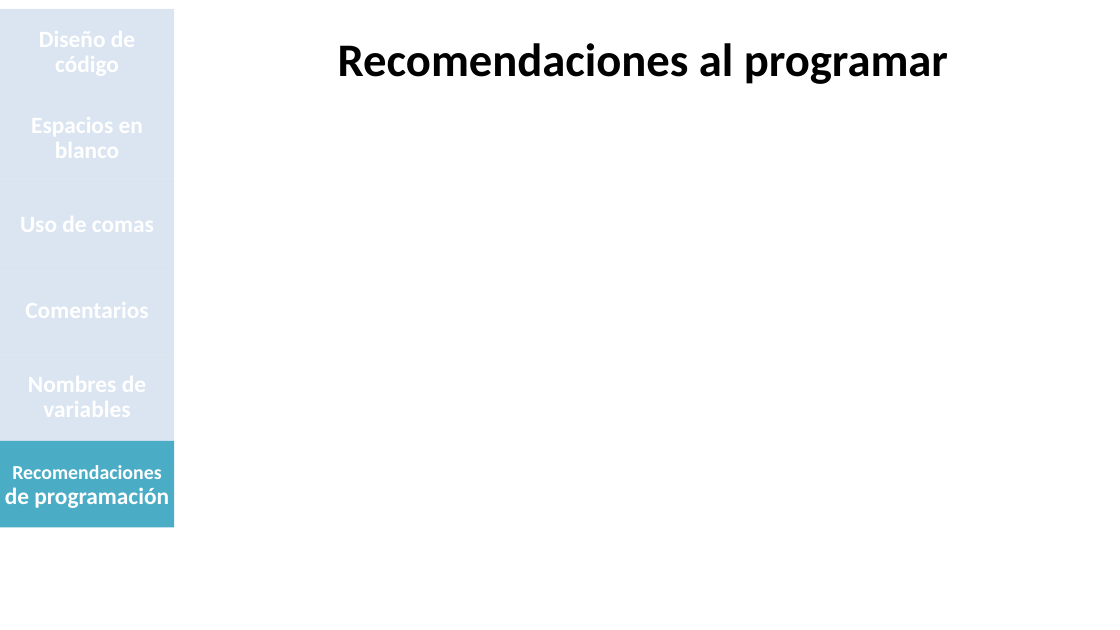
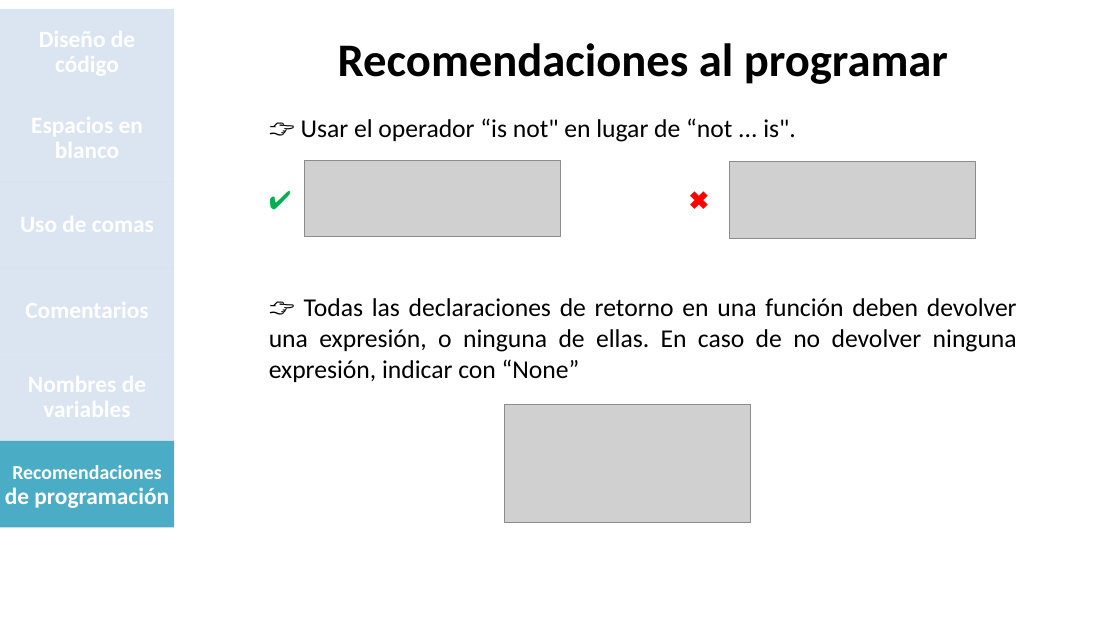
Before and after one commit to karencastrog/ProgAvanzada, a slide deck: slide 17 of Guia de estilo PEP8.pptx (slide 19 before the commit). Drawn at 1120x630 pixels with LibreOffice and Linux fonts; fonts in the diff are those of the drawing; grey boxes stand for pictures; background and template pictures are left out. Boxes give left, top, right and bottom in pixels: in the first picture for what was removed or moved away, otherwise in the second. Text is boxed around its words. In the diff, an @@ line names an element or a change of style, - is before the commit and + after.

```diff
--- a/Guia de estilo PEP8.pptx
+++ b/Guia de estilo PEP8.pptx
@@ text added at bbox=[269, 118, 1017, 382], 22 pt, text #000000 @@
+👉 Usar el operador “is not" en lugar de “not ... is".
+✔ ✖
+👉 Todas las declaraciones de retorno en una función deben devolver una expresión, o ninguna de ellas. En caso de no devolver ninguna expresión, indicar con “None”
@@ picture added at bbox=[304, 160, 560, 237] @@
@@ picture added at bbox=[729, 162, 975, 239] @@
@@ picture added at bbox=[504, 404, 750, 523] @@
```
Also in this commit, not shown: 4 other slides changed, 4 slides removed.
